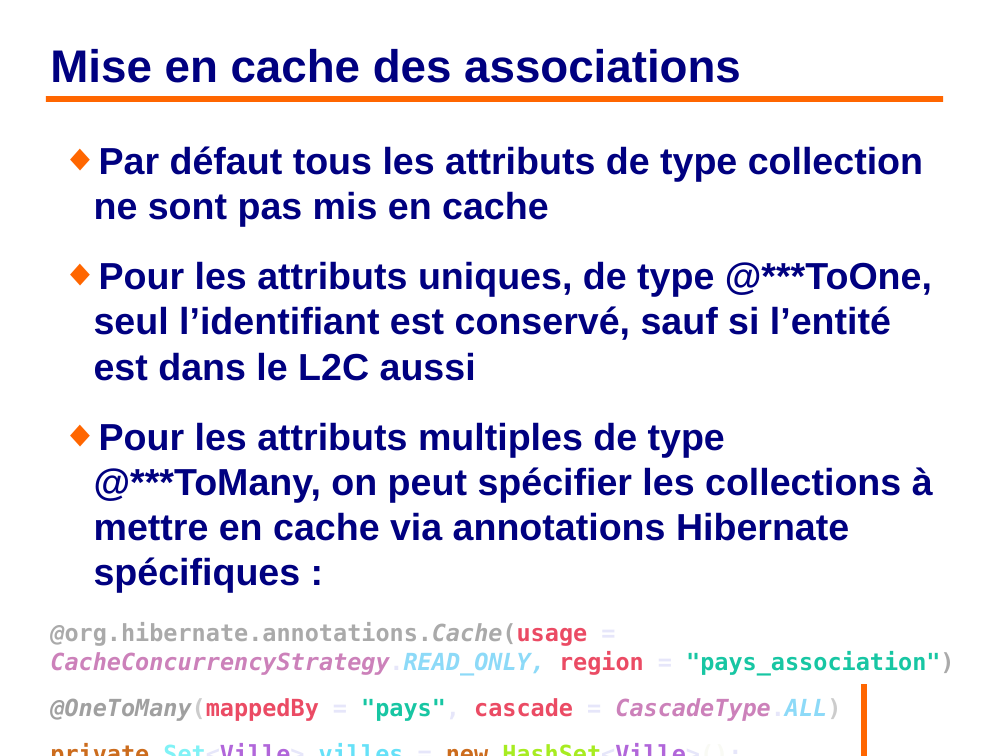
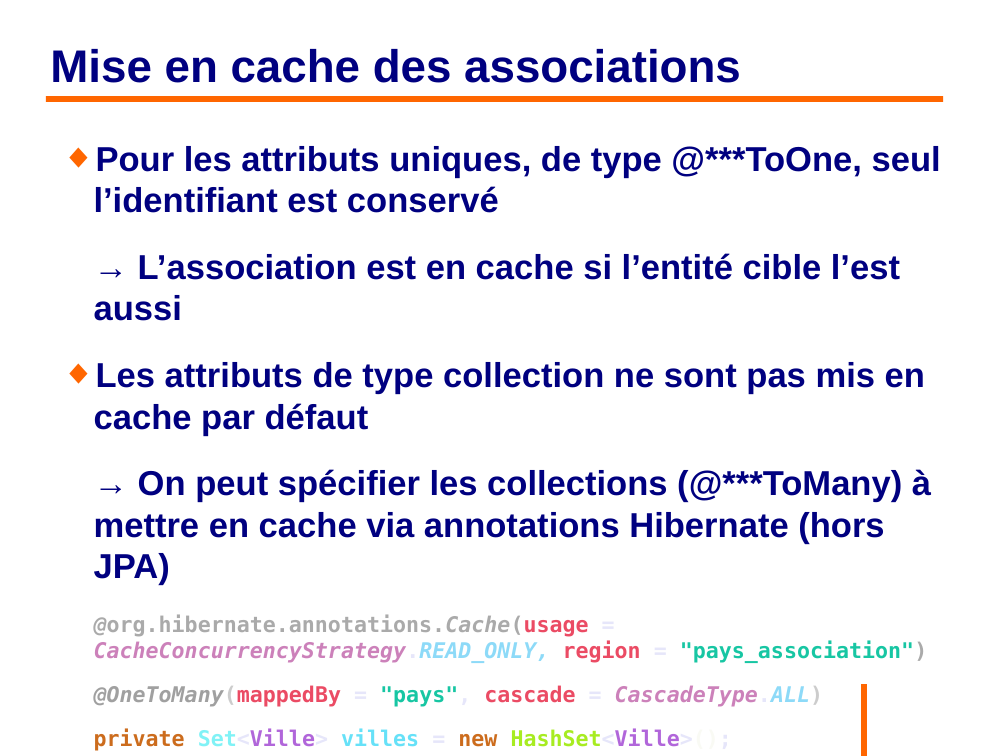
Before and after one commit to philphils/formation-hibernate-avancee, a slide deck: slide 64 of Documentation/diapo_formation_hibernate_avancee.odp. Drawn at 1008x756 pixels with LibreOffice and Linux fonts; fonts in the diff are those of the drawing; background and template pictures are left out. Boxes give left, top, right and bottom in pixels: in the first picture for what was removed or moved away, otherwise in the second. Text is boxed around its words. In the diff, an @@ line names an element or a change of style, - is before the commit and + after.

Commit message:
Précision l2c sur @***ToOne

```diff
--- a/Documentation/diapo_formation_hibernate_avancee.odp
+++ b/Documentation/diapo_formation_hibernate_avancee.odp
@@ text at <box>94,146,941,585</box>: text changed; size 29.6 to 27.2 pt @@
-◆ Par défaut tous les attributs de type collection ne sont pas mis en cache
-◆ Pour les attributs uniques, de type @***ToOne, seul l’identifiant est conservé, sauf si l’entité est dans le L2C aussi
-◆ Pour les attributs multiples de type @***ToMany, on peut spécifier les collections à mettre en cache via annotations Hibernate spécifiques :
+◆ Pour les attributs uniques, de type @***ToOne, seul l’identifiant est conservé
+→ L’association est en cache si l’entité cible l’est aussi
+◆ Les attributs de type collection ne sont pas mis en cache par défaut
+→ On peut spécifier les collections (@***ToMany) à mettre en cache via annotations Hibernate (hors JPA)
@@ text at <box>94,614,927,751</box>: size 18.5 to 17 pt in "@org.hibernate.annotations.Cache(usage = CacheConcurrencyStr ...", "@OneToMany(mappedBy = "pays", cascade = CascadeType.ALL)", "private Set<Ville> villes = new HashSet<Ville>();" @@
```
